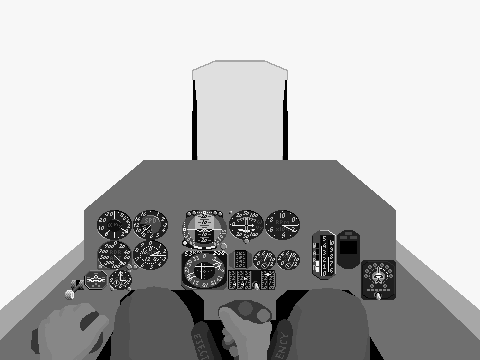
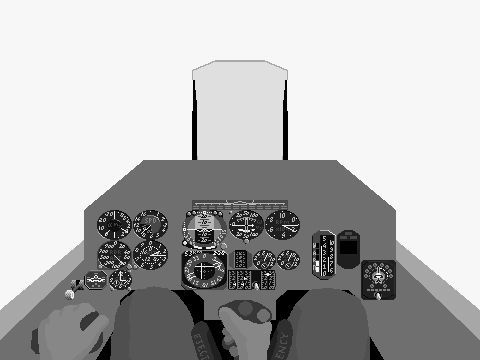
Two versions of the same layered image (480px x 360px). Layer-by-layer changes:
painted on "Su27_Bkgr" over <box>124,200,288,271</box>
